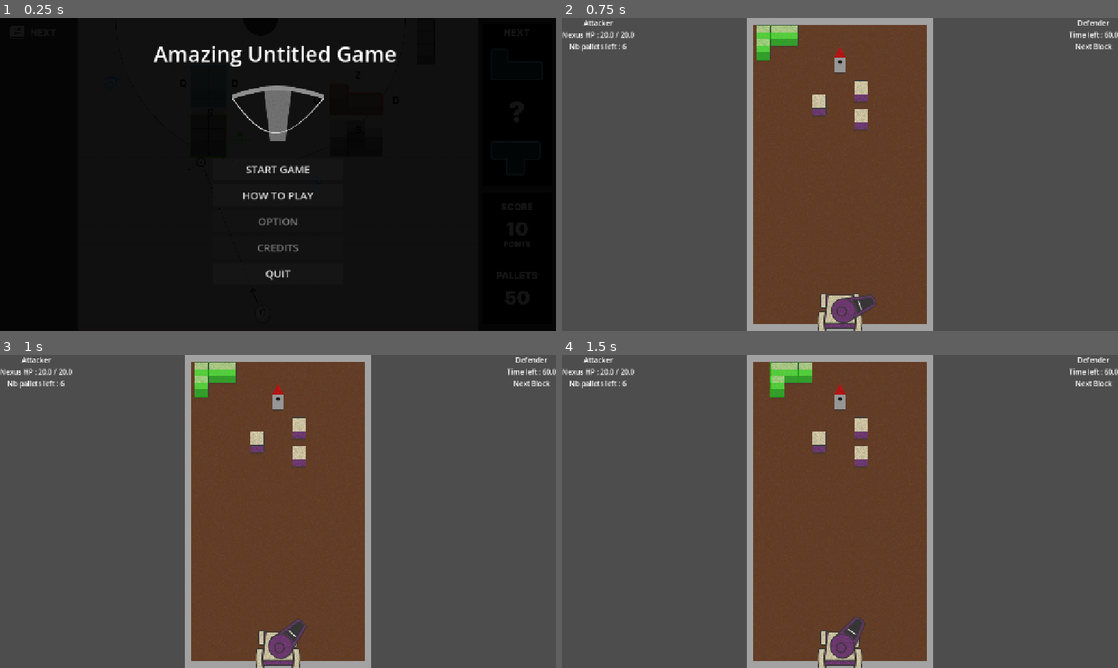
Above: before the commit, frames 1-4 (two rows, left to right).
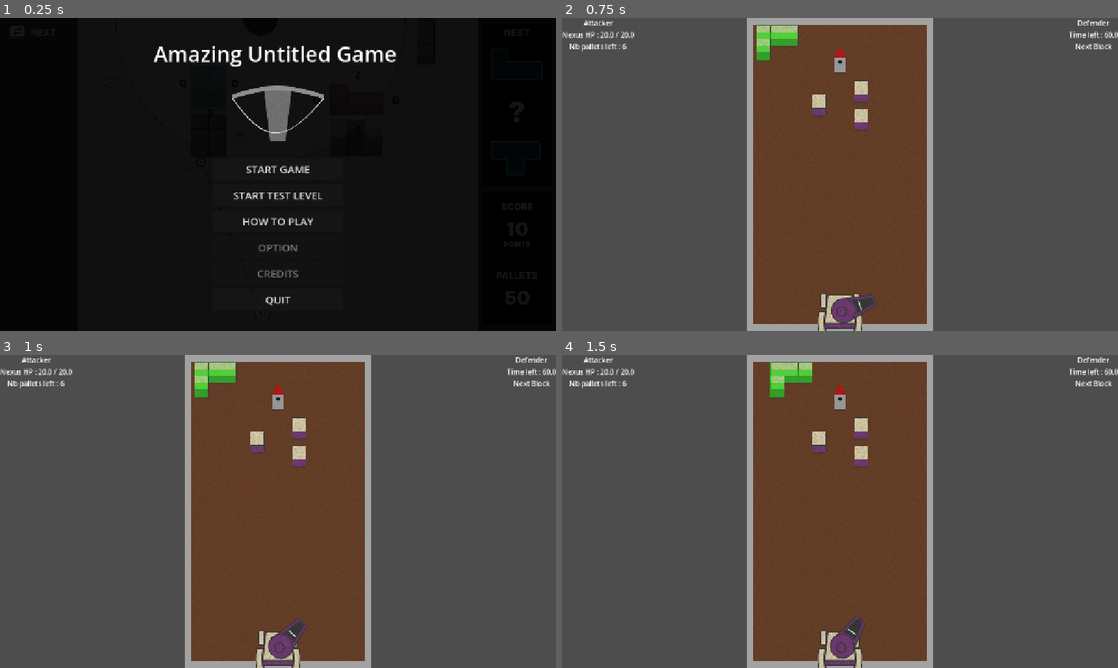
Above: after the commit, the same moments.

Repository: Angele-Bzl/construction
Game: Godot game, scene res://Scenes/title_screen.tscn
The game is run twice, just before and just after one commit, with the same random seed, the same clock (stepped at 60 frames per second) and the same inputs.
Inputs (mouse positions are in pixels of both pictures, inside the frame that each line leads up to):
- Up to frame 1 (0.25 s): no input
- Up to frame 2 (0.75 s): click "START GAME" at 0.5 s
- Up to frame 3 (1 s): no input
- Up to frame 4 (1.5 s): move the mouse to (962, 495) at 1.27 s; hold D (right) from 1.28 s (still down); click (962, 495) at 1.35 s

The runs differ from the first frame. In frame 1, 0.7% of the frame differs, in the area x 42-58%, y 55-92%; in frame 2, nothing differs; in frame 3, nothing differs; in frame 4, nothing differs.

Commit message:
Test Level

Diff:
--- /dev/null
+++ b/construction/Prefabs/BlockPrefabs/nexus_test.tscn
@@ -0,0 +1,30 @@
+[gd_scene format=3 uid="uid://bucw8eyqwc758"]
+
+[ext_resource type="PackedScene" uid="uid://dmm0qqj4gh5up" path="res://Prefabs/BlockPrefabs/block.tscn" id="1_u18l8"]
+[ext_resource type="Script" uid="uid://cs7egyejg50oe" path="res://Scripts/nexus.gd" id="2_pjeiy"]
+[ext_resource type="Texture2D" uid="uid://bdm0ch7ivujax" path="res://Assets/Placeholders/placeholder_nexus.png" id="3_cyj24"]
+
+[node name="Nexus" unique_id=407422604 instance=ExtResource("1_u18l8")]
+script = ExtResource("2_pjeiy")
+
+[node name="BlockSprite" parent="." index="0" unique_id=1034150835]
+scale = Vector2(1, 1)
+texture = ExtResource("3_cyj24")
+centered = true
+offset = Vector2(0, 0)
+
+[node name="BlockTop" parent="BlockSprite" index="0" unique_id=1836335206]
+visible = false
+
+[node name="Drop Shadow" parent="BlockSprite" index="1" unique_id=2073492646]
+position = Vector2(0, 30.505)
+scale = Vector2(0.455, 0.455)
+
+[node name="BlockCollision" parent="." index="1" unique_id=41598474]
+scale = Vector2(0.89, 1.81)
+
+[node name="BlockDetection" parent="." index="2" unique_id=1880383099]
+scale = Vector2(1.925, 1.925)
+
+[node name="BlockDetectionCollision" parent="BlockDetection" index="0" unique_id=1666127460]
+scale = Vector2(0.86, 1.745)
--- /dev/null
+++ b/construction/Scenes/test_scene.tscn
@@ -0,0 +1,116 @@
+[gd_scene format=3 uid="uid://cyt0lsmws8dh7"]
+
+[ext_resource type="Script" uid="uid://dsqc6qustfk5v" path="res://Scripts/levelManager.gd" id="1_yglu3"]
+[ext_resource type="Script" uid="uid://bait0803872ov" path="res://Scripts/camera.gd" id="2_bwjpn"]
+[ext_resource type="PackedScene" uid="uid://btth67ioelhyt" path="res://Prefabs/UI/hud.tscn" id="3_ibmi3"]
+[ext_resource type="Texture2D" uid="uid://80njmbwc6ram" path="res://Assets/Placeholders/placeholder_background.png" id="4_4blnk"]
+[ext_resource type="Texture2D" uid="uid://mgubiq2qcmbv" path="res://Assets/Placeholders/placeholder_ground.png" id="5_tnimv"]
+[ext_resource type="Texture2D" uid="uid://b6sedyukr0b27" path="res://Assets/Placeholders/placeholder_wall.png" id="6_4qg1e"]
+[ext_resource type="PackedScene" uid="uid://dmm0qqj4gh5up" path="res://Prefabs/BlockPrefabs/block.tscn" id="7_040rt"]
+[ext_resource type="PackedScene" uid="uid://bucw8eyqwc758" path="res://Prefabs/BlockPrefabs/nexus_test.tscn" id="9_bwjpn"]
+[ext_resource type="PackedScene" uid="uid://cfubmk7s40qls" path="res://Prefabs/CrossbowPrefabs/crossbow.tscn" id="9_i0miu"]
+[ext_resource type="Texture2D" uid="uid://cpe6nep6cxb5l" path="res://Assets/Items/Canon base.png" id="10_6bfml"]
+
+[sub_resource type="RectangleShape2D" id="RectangleShape2D_xrivr"]
+size = Vector2(20, 719)
+
+[sub_resource type="RectangleShape2D" id="RectangleShape2D_13qdw"]
+size = Vector2(749.75, 20)
+
+[node name="MainScene" type="Node2D" unique_id=533807947]
+script = ExtResource("1_yglu3")
+
+[node name="Camera2D" type="Camera2D" parent="." unique_id=573347135]
+anchor_mode = 0
+script = ExtResource("2_bwjpn")
+
+[node name="HUD" parent="." unique_id=1297925502 instance=ExtResource("3_ibmi3")]
+offset_right = 1280.0
+offset_bottom = 720.0
+
+[node name="Background" type="Sprite2D" parent="." unique_id=2005764036]
+visible = false
+scale = Vector2(7.5739646, 6.6666665)
+texture = ExtResource("4_4blnk")
+centered = false
+
+[node name="Ground" type="Sprite2D" parent="." unique_id=2103564826]
+position = Vector2(264, 0)
+scale = Vector2(1.9608355, 1.0526316)
+texture = ExtResource("5_tnimv")
+centered = false
+
+[node name="Walls" type="Node2D" parent="." unique_id=1550099786]
+
+[node name="Wall1" type="StaticBody2D" parent="Walls" unique_id=1512068386]
+position = Vector2(432, 384)
+
+[node name="WallSprite" type="Sprite2D" parent="Walls/Wall1" unique_id=361679672]
+position = Vector2(-176, -23.999983)
+scale = Vector2(0.41025642, 2.6086957)
+texture = ExtResource("6_4qg1e")
+
+[node name="WallCollision" type="CollisionShape2D" parent="Walls/Wall1" unique_id=282814252]
+position = Vector2(-178, -24.5)
+shape = SubResource("RectangleShape2D_xrivr")
+
+[node name="Wall2" type="StaticBody2D" parent="Walls" unique_id=688039229]
+position = Vector2(848, 384)
+
+[node name="WallSprite" type="Sprite2D" parent="Walls/Wall2" unique_id=1120225878]
+position = Vector2(174, -23.999983)
+scale = Vector2(0.41025642, 2.6086957)
+texture = ExtResource("6_4qg1e")
+
+[node name="WallCollision" type="CollisionShape2D" parent="Walls/Wall2" unique_id=829211651]
+position = Vector2(176, -25)
+shape = SubResource("RectangleShape2D_xrivr")
+
+[node name="Wall3" type="StaticBody2D" parent="Walls" unique_id=197120950]
+position = Vector2(640, 8)
+
+[node name="WallSprite" type="Sprite2D" parent="Walls/Wall3" unique_id=1156021529]
+position = Vector2(-0.99997795, 0)
+scale = Vector2(19.23077, 0.05797107)
+texture = ExtResource("6_4qg1e")
+
+[node name="WallCollision" type="CollisionShape2D" parent="Walls/Wall3" unique_id=2096315868]
+position = Vector2(-1, -2)
+shape = SubResource("RectangleShape2D_13qdw")
+
+[node name="Wall4" type="StaticBody2D" parent="Walls" unique_id=208249840]
+position = Vector2(640, 712)
+
+[node name="WallSprite" type="Sprite2D" parent="Walls/Wall4" unique_id=226272177]
+position = Vector2(-0.5000188, 0)
+scale = Vector2(19.25641, 0.05797107)
+texture = ExtResource("6_4qg1e")
+
+[node name="WallCollision" type="CollisionShape2D" parent="Walls/Wall4" unique_id=216096089]
+position = Vector2(0.125, 2)
+shape = SubResource("RectangleShape2D_13qdw")
+
+[node name="BlockContainer" type="Node2D" parent="." unique_id=1674226568]
+
+[node name="Block" parent="BlockContainer" unique_id=434419004 instance=ExtResource("7_040rt")]
+position = Vector2(592, 208)
+
+[node name="Block2" parent="BlockContainer" unique_id=1879454218 instance=ExtResource("7_040rt")]
+position = Vector2(688, 176)
+
+[node name="Block3" parent="BlockContainer" unique_id=1760648103 instance=ExtResource("7_040rt")]
+position = Vector2(688, 240)
+
+[node name="PatternSpawn" type="Node2D" parent="." unique_id=828033140]
+position = Vector2(448, 32)
+
+[node name="Nexus2" parent="." unique_id=407422604 instance=ExtResource("9_bwjpn")]
+position = Vector2(640, 96)
+
+[node name="CrossbowShooter" parent="." unique_id=641207508 instance=ExtResource("9_i0miu")]
+z_index = 1
+position = Vector2(641, 676)
+
+[node name="CrossbowBase" type="Sprite2D" parent="." unique_id=918904373]
+position = Vector2(640, 673)
+texture = ExtResource("10_6bfml")
--- a/construction/Scenes/title_screen.tscn
+++ b/construction/Scenes/title_screen.tscn
@@ -84,6 +84,12 @@
 theme_override_font_sizes/font_size = 24
 text = "START GAME"
 
+[node name="StartTestLevelButton" type="Button" parent="TSMain/MarginContainer/VBoxContainer2/VBoxContainer" unique_id=966193743]
+custom_minimum_size = Vector2(300, 50)
+layout_mode = 2
+theme_override_font_sizes/font_size = 24
+text = "START TEST LEVEL"
+
 [node name="HowToPlayButton" type="Button" parent="TSMain/MarginContainer/VBoxContainer2/VBoxContainer" unique_id=1422349549]
 custom_minimum_size = Vector2(300, 50)
 layout_mode = 2
--- a/construction/Scripts/block.gd
+++ b/construction/Scripts/block.gd
@@ -6,7 +6,7 @@
 @onready var filter = $ColorFilter
 @onready var block_detection = $BlockDetection
 
-@export var max_hp : float = 5.0
+@export var max_hp : float = 3.0
 
 var current_hp : float = max_hp:
 	set(value):
--- a/construction/Scripts/bullet.gd
+++ b/construction/Scripts/bullet.gd
@@ -1,9 +1,9 @@
 extends CharacterBody2D
 class_name Bullet
 
-@export var base_speed : float = 300.0
+@export var base_speed : float = 700.0
 @export var damage : float = 1.0
-@export var velocity_loss : float = 0.8
+@export var velocity_loss : float = 0.95
 @export var life_point : int = 20
 
 func _physics_process(delta):
--- a/construction/Scripts/title_screen.gd
+++ b/construction/Scripts/title_screen.gd
@@ -6,6 +6,7 @@
 @onready var option_button: Button = $TSMain/MarginContainer/VBoxContainer2/VBoxContainer/OptionButton
 @onready var credits_button: Button = $TSMain/MarginContainer/VBoxContainer2/VBoxContainer/CreditsButton
 @onready var quit_button: Button = $TSMain/MarginContainer/VBoxContainer2/VBoxContainer/QuitButton
+@onready var start_test_level_button: Button = $TSMain/MarginContainer/VBoxContainer2/VBoxContainer/StartTestLevelButton
 
 
 @onready var ts_how_to_play: Control = $TSHowToPlay
@@ -25,12 +26,17 @@
 		credits_button.pressed.connect(_on_credit_button_pressed)
 	if htp_quit_button:
 		htp_quit_button.pressed.connect(_on_close_button_pressed)
+	if start_test_level_button:
+		start_test_level_button.pressed.connect(_on_test_level_button_pressed)
 
 	ts_main.show()
 	ts_how_to_play.hide()
 
 func _on_start_game_button() -> void:
 	get_tree().change_scene_to_file("res://Scenes/main_scene.tscn")
+
+func _on_test_level_button_pressed() -> void:
+	get_tree().change_scene_to_file("res://Scenes/test_scene.tscn")
 
 func _on_quit_button_pressed() -> void:
 	get_tree().quit()
Binary file added: construction/Assets/Placeholders/Conneries Charles/Capture d'écran 2026-11-08 110241.png
Not shown, added: construction/Assets/Placeholders/Conneries Charles/Capture d'écran 2026-11-08 110241.png.import
